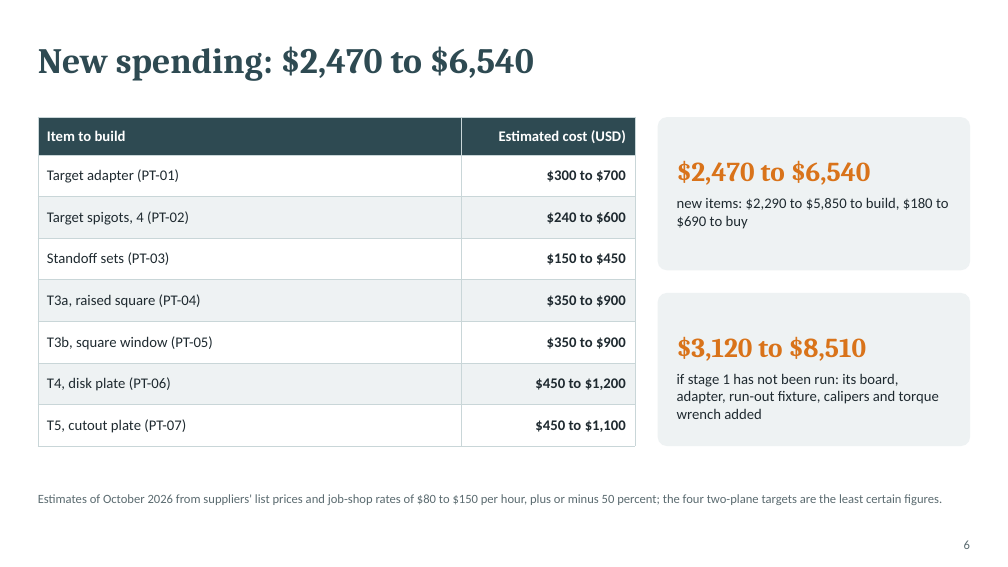
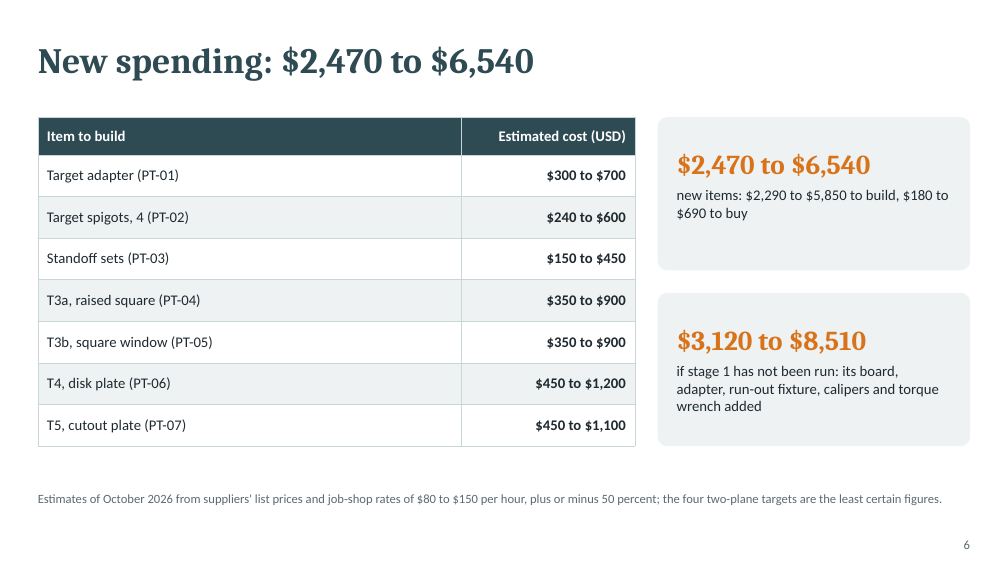
Before and after one commit to glibertyreach/sensor_performance_estimation, a slide deck: slide 6 of docs/presentations/vsx3000_procurement_build.pptx. Drawn at 1008x567 pixels with LibreOffice and Linux fonts; fonts in the diff are those of the drawing. Boxes give left, top, right and bottom in pixels: in the first picture for what was removed or moved away, otherwise in the second. Text is boxed around its words. In the diff, an @@ line names an element or a change of style, - is before the commit and + after.

```diff
--- a/docs/presentations/vsx3000_procurement_build.pptx
+++ b/docs/presentations/vsx3000_procurement_build.pptx
@@ text "$2,470 to $6,540": place and size @@
-text "$2,470 to $6,540" at (677,160,871,185)
+text "$2,470 to $6,540" at (677,153,871,178)
@@ text "new items: $2,290 to $5,850 ...": place and size @@
-text "new items: $2,290 to $5,850 ..." at (677,197,949,229)
+text "new items: $2,290 to $5,850 ..." at (677,189,949,221)
@@ text "$3,120 to $8,510": place and size @@
-text "$3,120 to $8,510" at (677,336,867,361)
+text "$3,120 to $8,510" at (677,329,867,354)
@@ text "if stage 1 has not ...": place and size @@
-text "if stage 1 has not ..." at (677,373,939,419)
+text "if stage 1 has not ..." at (677,365,939,411)
```
Also in this commit, not shown: 1 other slide changed, 18 other files.
